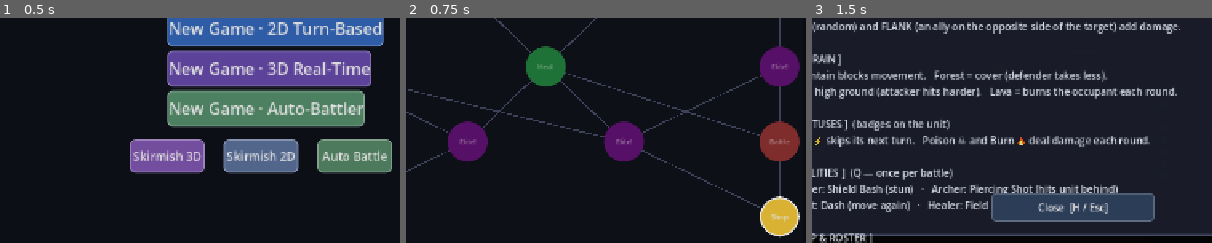
Above: before the commit, frames 1-3 (left to right).
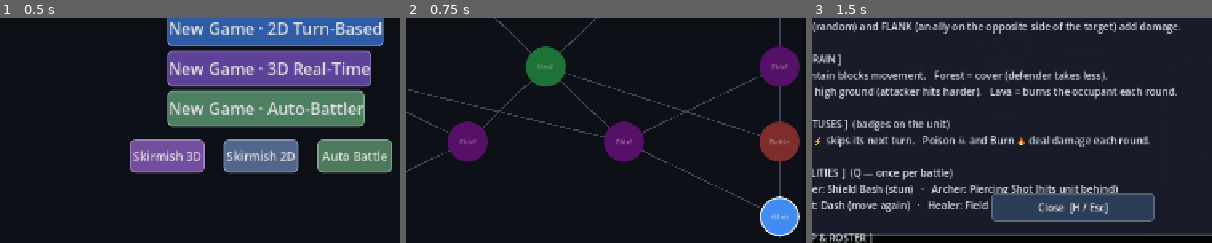
Above: after the commit, the same moments.

Repository: kabuumu/strategy-prototype
Game: Godot game, scene res://src/title/title.tscn
Two runs of this game, one before a commit and one after it. Both use one fixed random seed, a clock stepped at 60 frames per second and the inputs below.
Inputs:
- Up to frame 1 (0.5 s): no input
- Up to frame 2 (0.75 s): click "New Game · 2D Turn-Based" at 0.5 s
- Up to frame 3 (1.5 s): click "Elite!" at 1.25 s
The pictures show only the part of the screen within x 17-67%, y 43-93%; the shares and areas given below are measured in that part.

Frame 1 is identical in both runs. In frame 2, 1.2% of the frame differs, in the area x 88-98%, y 80-97%; in frame 3, nothing differs.

Commit message:
Map: drop shop from starting nodes too (no gold before first battle)
A shop opener is useless with zero starting gold. Starting-node utility options
are now just gain-unit (plus the guaranteed elite, and a normal battle when
there's room for three) — every opening choice is meaningful.

Co-Authored-By: Claude Opus 4.8 <noreply@anthropic.com>

Diff:
--- a/src/game_manager.gd
+++ b/src/game_manager.gd
@@ -405,8 +405,10 @@
 	var out: Array = ["elite_battle"]
 	if count >= 3:
 		out.append("battle")
-	# No "heal" here — units start a run at full HP, so a heal opener is wasted.
-	var utility: Array = ["gain_unit", "shop"]
+	# Openers exclude "heal" (units start full) and "shop" (no gold yet) — both
+	# are pointless before the first battle. Gain-unit is the useful non-combat
+	# start.
+	var utility: Array = ["gain_unit"]
 	utility.shuffle()
 	var ui: int = 0
 	while out.size() < count:
